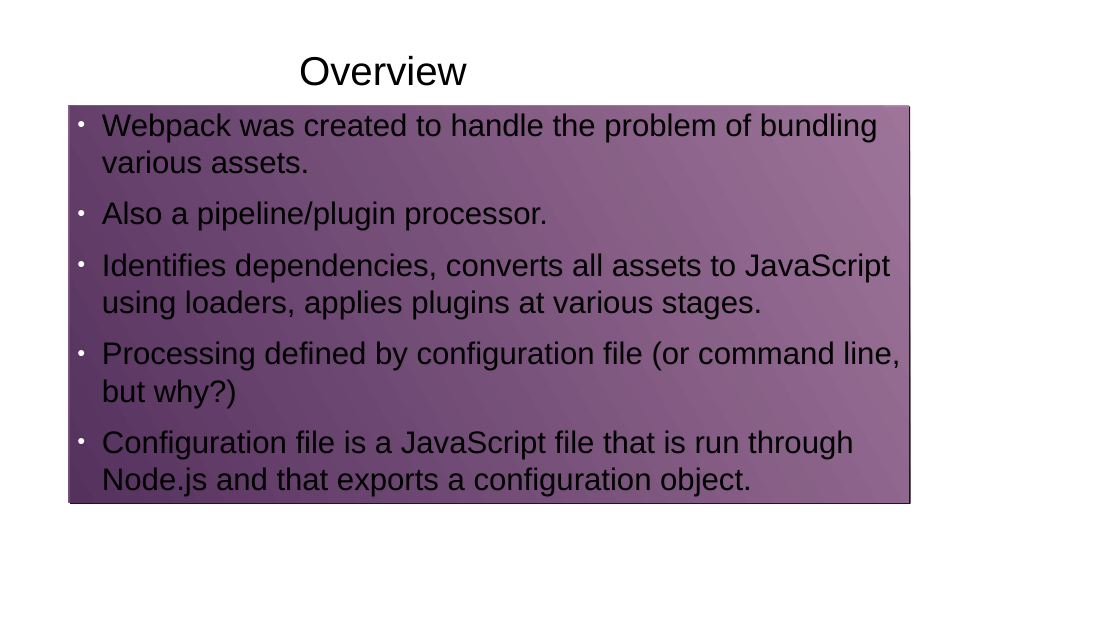
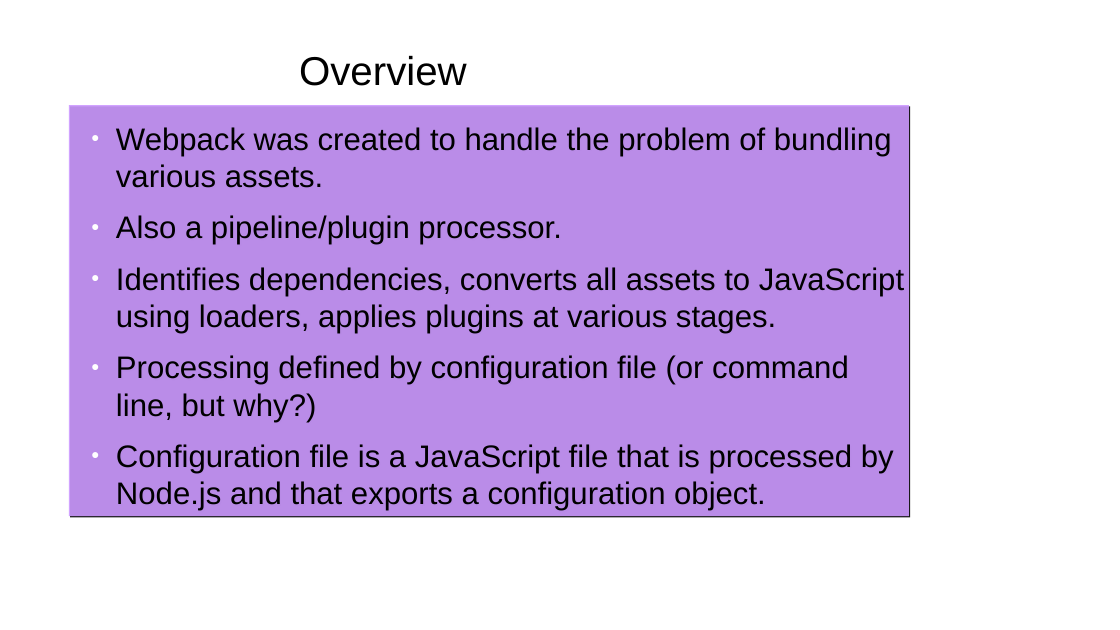
Before and after one commit to gharley/webpack-presi, a slide deck: slide 3 of webpack.odp. Drawn at 1120x630 pixels with LibreOffice and Linux fonts; fonts in the diff are those of the drawing; background and template pictures are left out. Boxes give left, top, right and bottom in pixels: in the first picture for what was removed or moved away, otherwise in the second. Text is boxed around its words. In the diff, an @@ line names an element or a change of style, - is before the commit and + after.

```diff
--- a/webpack.odp
+++ b/webpack.odp
@@ text "Webpack was created to handle ...": place and size @@
-text "Webpack was created to handle ..." at [69, 105, 909, 509]
+text "Webpack was created to handle ..." at [69, 105, 909, 523]
@@ text "Webpack was created to handle ..." at [69, 105, 909, 523]: fill gradient #AD7FA8 to #5C3566 to #CC99FF at 90% opacity @@
@@ text at [116, 444, 894, 511]: text changed @@
-● Configuration file is a JavaScript file that is run through Node.js and that exports a configuration object.
+● Configuration file is a JavaScript file that is processed by Node.js and that exports a configuration object.
```
Also in this commit, not shown: 7 other slides changed, 1 slide added, 3 other files.
